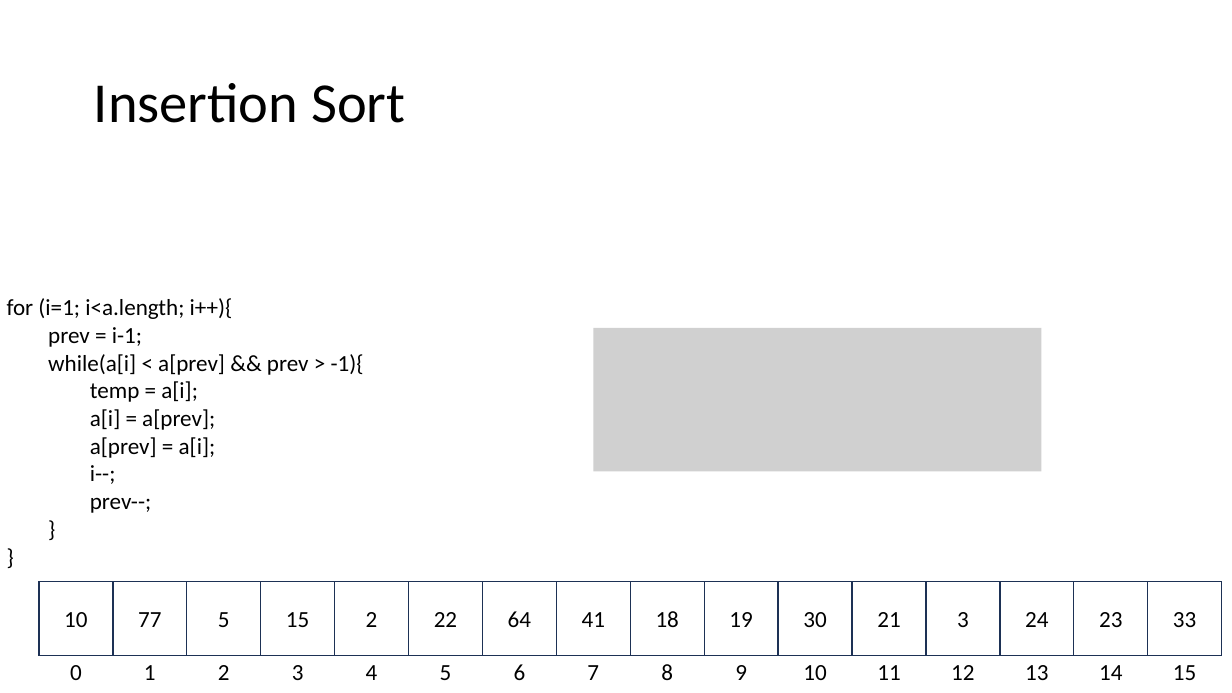
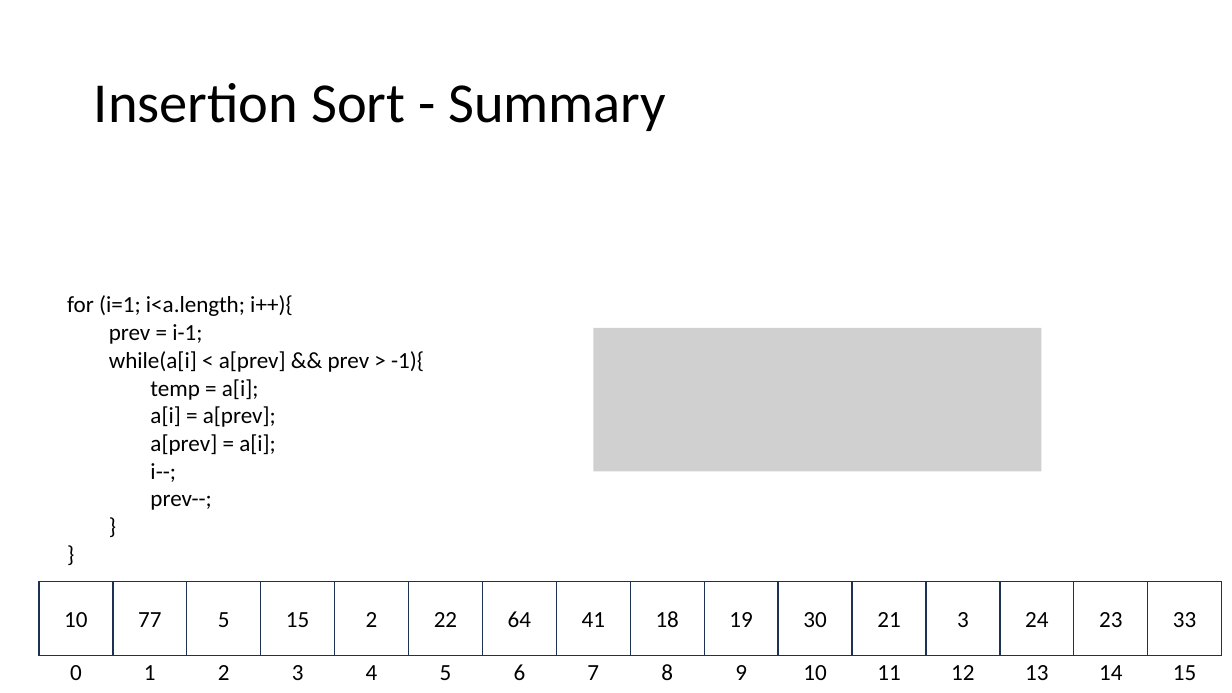
Before and after one commit to natebrunelle/cse332, a slide deck: slide 23 of demo_site/files/slides/lecture12_sorting1_inka.pptx (slide 15 before the commit). Drawn at 1232x693 pixels with LibreOffice and Linux fonts; fonts in the diff are those of the drawing; grey boxes stand for pictures. Boxes give left, top, right and bottom in pixels: in the first picture for what was removed or moved away, otherwise in the second. Text is boxed around its words. In the diff, an @@ line names an element or a change of style, - is before the commit and + after.

```diff
--- a/demo_site/files/slides/lecture12_sorting1_inka.pptx
+++ b/demo_site/files/slides/lecture12_sorting1_inka.pptx
@@ title at (94,83,666,131): text changed @@
-Insertion Sort
+Insertion Sort - Summary
@@ text "for (i=1; i<a.length; i++){": place and size @@
-text "for (i=1; i<a.length; i++){" at (7,298,364,513)
+text "for (i=1; i<a.length; i++){" at (67,295,424,510)
```
Also in this commit, not shown: 29 other slides changed, 17 slides added, 26 slides removed, 6 other files.
